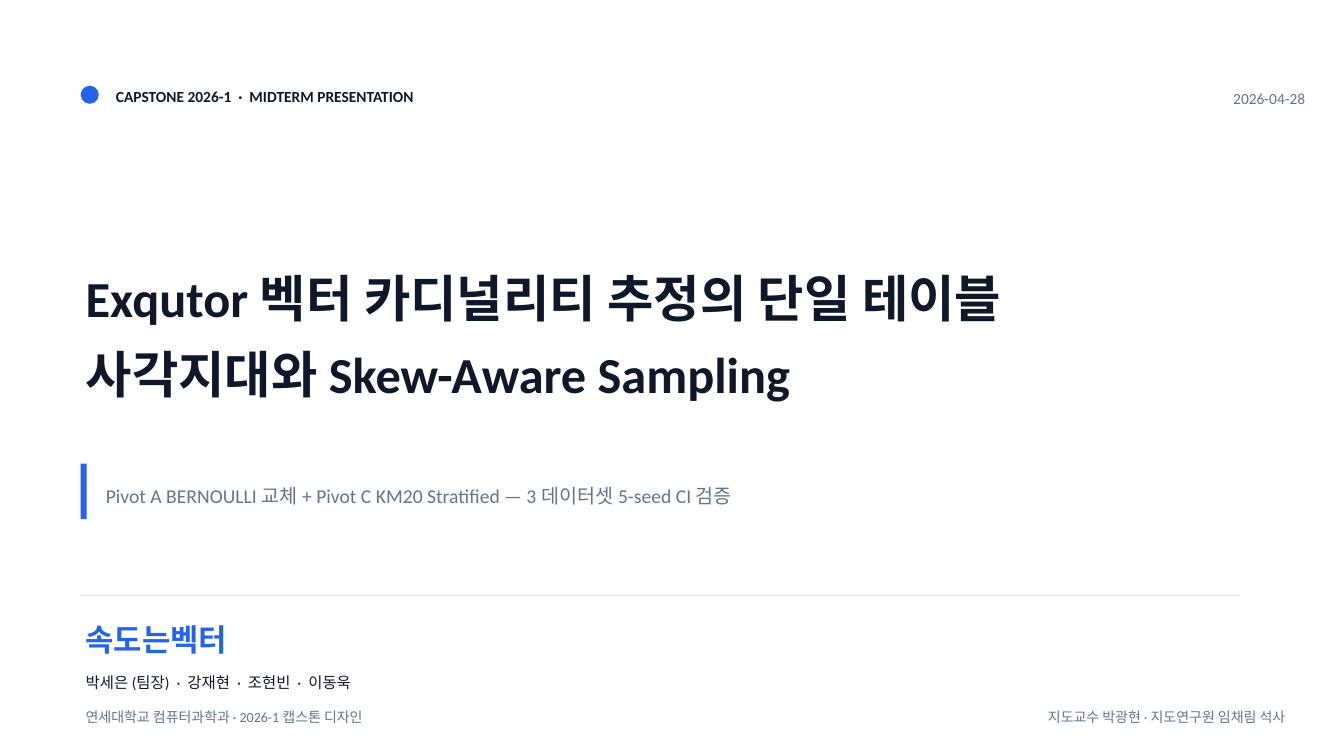
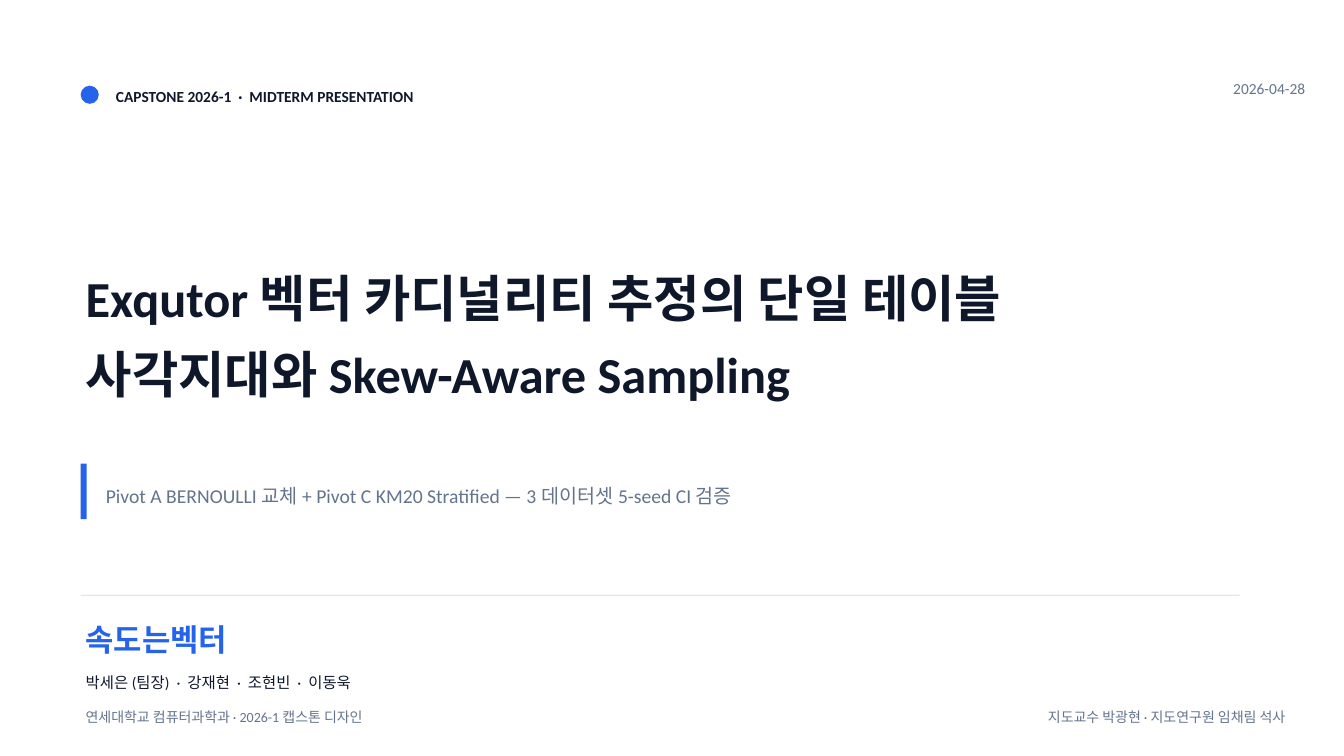
Before and after one commit to johyunbin/Capstone, a slide deck: slide 1 of submission/_drafts/속도는벡터_중간발표.pptx. Drawn at 1344x756 pixels with LibreOffice and Linux fonts; fonts in the diff are those of the drawing. Boxes give left, top, right and bottom in pixels: in the first picture for what was removed or moved away, otherwise in the second. Text is boxed around its words. In the diff, an @@ line names an element or a change of style, - is before the commit and + after.

```diff
--- a/submission/_drafts/속도는벡터_중간발표.pptx
+++ b/submission/_drafts/속도는벡터_중간발표.pptx
@@ text "2026-04-28": place and size @@
-text "2026-04-28" at [1233, 93, 1305, 104]
+text "2026-04-28" at [1233, 83, 1305, 94]
```
Also in this commit, not shown: 5 other slides changed, 2 other files.
